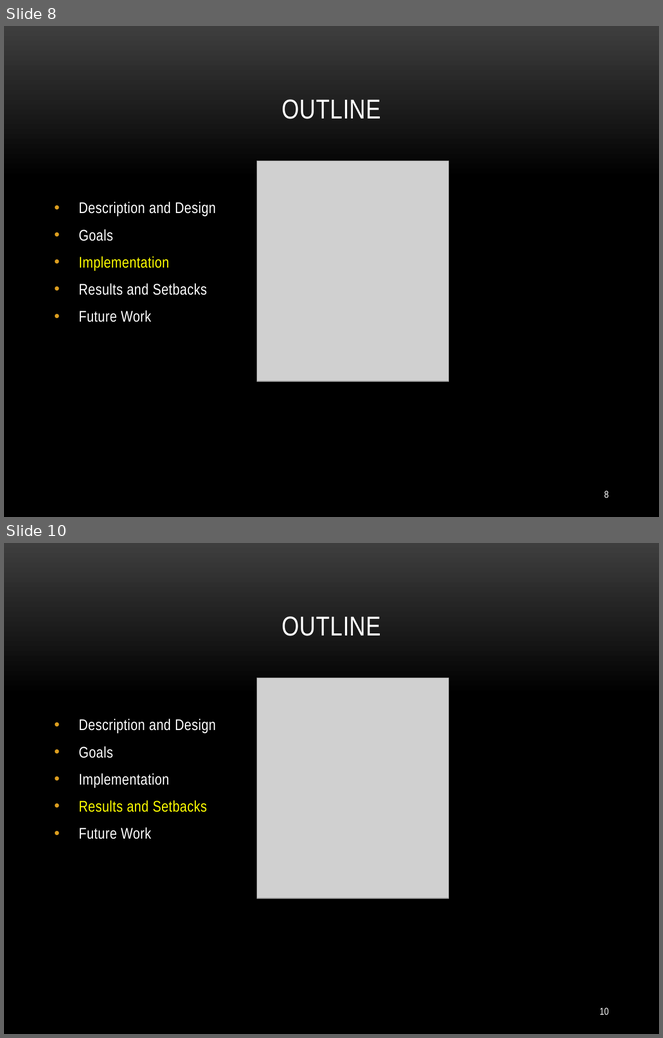
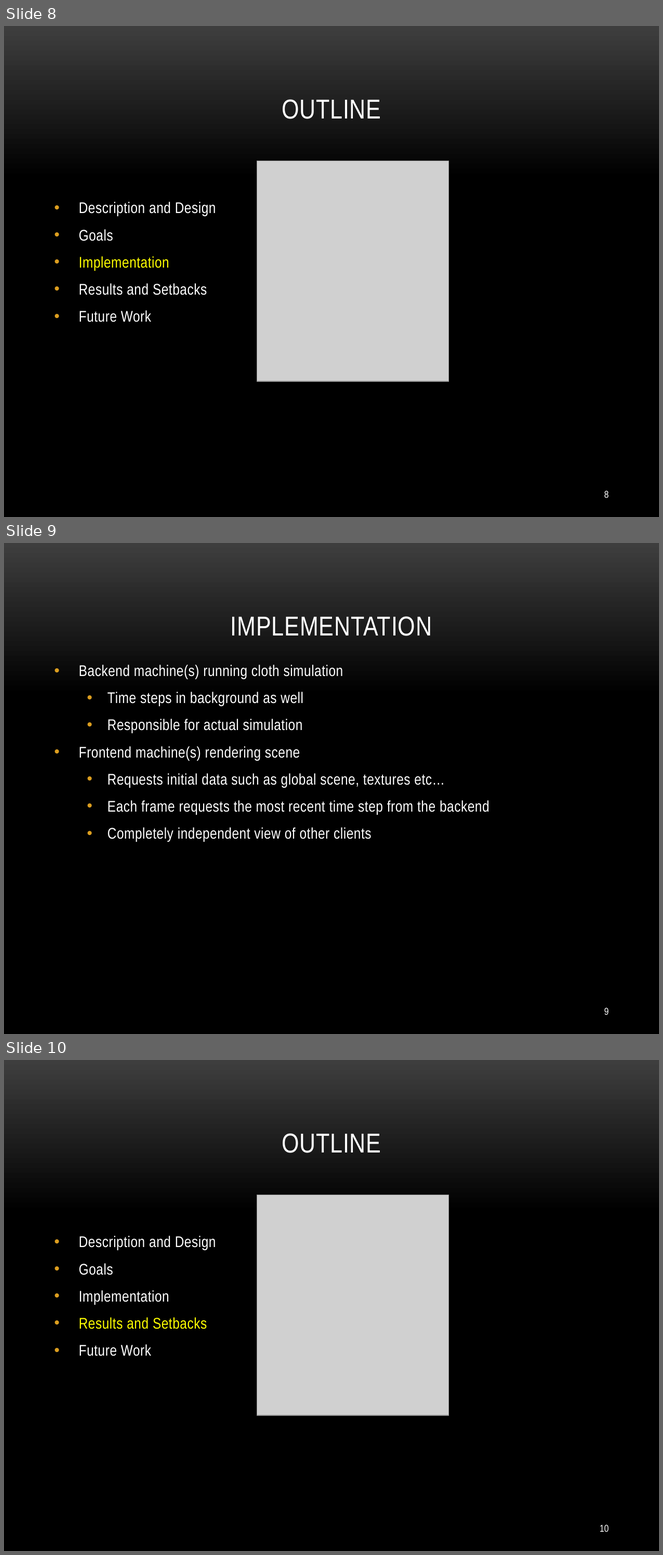
Before and after one commit to onorinbejasus/CudaP7, a slide deck: P7 Docs/P7 Presentation.pptx. Shown one above the other, each under a label of ours: slides 8 and 10 before the commit, slides 8, 9 and 10 after it; the slides between them are not shown. The pictures are 663x1038 and 663x1555 pixels, drawn with LibreOffice and Linux fonts; fonts in the diff are those of the drawing; grey boxes stand for pictures; background and template pictures are left out. Boxes give left, top, right and bottom in pixels: in the first picture for what was removed or moved away, otherwise in the second. Text is boxed around its words. In the diff, an @@ line names an element or a change of style, - is before the commit and + after.

```diff
--- a/P7 Docs/P7 Presentation.pptx
+++ b/P7 Docs/P7 Presentation.pptx
@@ slide 9 added at <box>4,543,659,1034</box>, background picture (left out) @@
@@ title added at <box>231,616,432,636</box>, 30 pt, text #FFFFFF @@
+IMPLEMENTATION
@@ text added at <box>79,665,490,842</box>, 17 pt, text #FFFFFF @@
+• Backend machine(s) running cloth simulation
+  • Time steps in background as well
+  • Responsible for actual simulation
+• Frontend machine(s) rendering scene
+  • Requests initial data such as global scene, textures etc…
+  • Each frame requests the most recent time step from the backend
+  • Completely independent view of other clients
@@ page number added at <box>605,1008,609,1015</box>, 11 pt, text #FFFFFF @@
+9
```
Also in this commit, not shown: 2 slides changed, 3 other slides added, 3 slides removed, 1 other file.
